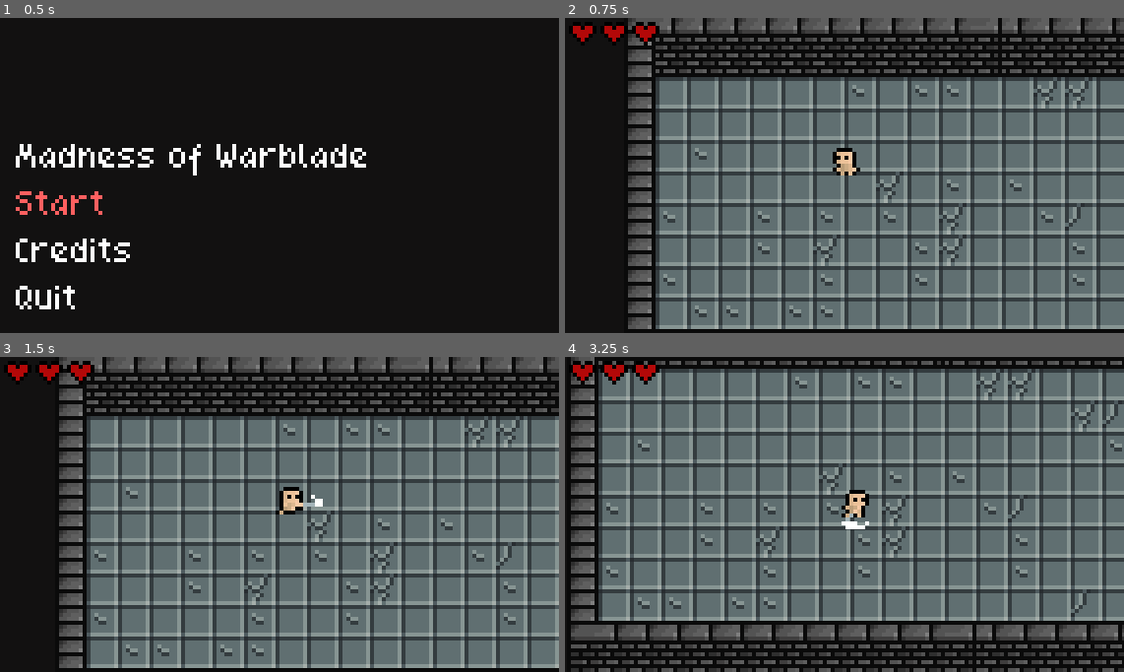
Above: before the commit, frames 1-4 (two rows, left to right).
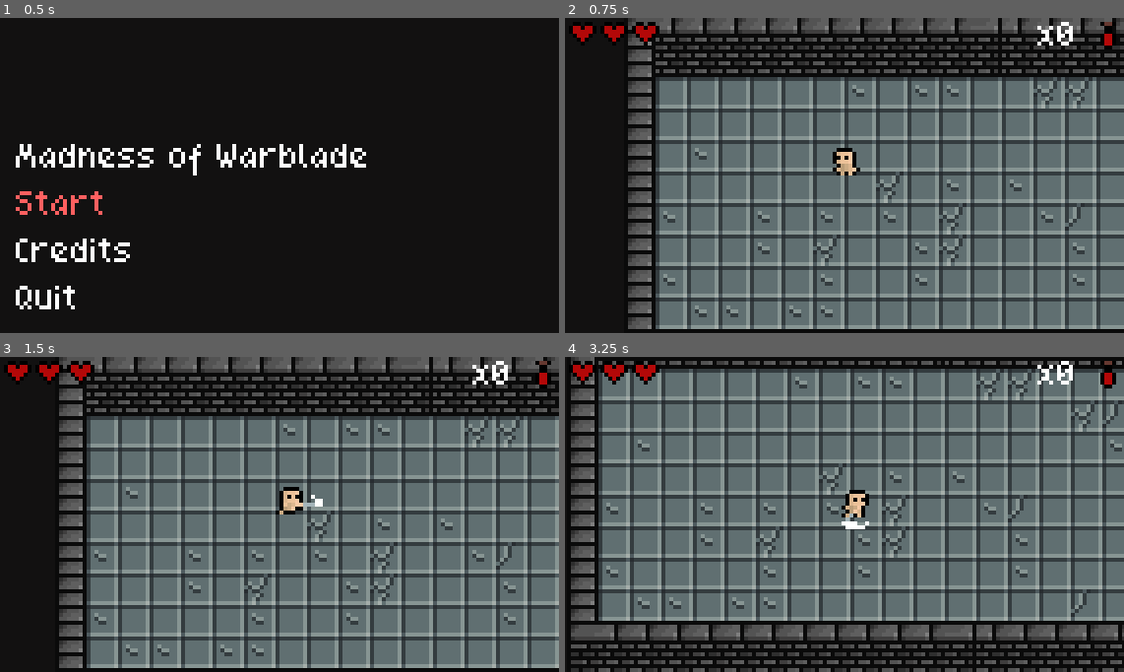
Above: after the commit, the same moments.

Repository: mai-soup/madness-of-warblade
Game: Godot game, scene res://UI/MainMenu.tscn
Same seed, same stepped clock (60 frames per second), same inputs: the game is played once before the commit and once after it.
Inputs:
- Up to frame 1 (0.5 s): no input
- Up to frame 2 (0.75 s): click "Start" at 0.5 s
- Up to frame 3 (1.5 s): tap Enter at 1.25 s; hold D (move_right) from 1.28 s (still down); tap Space (attack) at 1.35 s
- Up to frame 4 (3.25 s): release D (move_right) at 2.03 s; hold S (move_down) 2.03-2.78 s; tap Space (attack) at 2.1, 2.85 s; hold D (move_right) from 2.78 s (still down)

Frame 1 is identical in both runs. In frame 2, 0.3% of the frame differs, in the area x 84-99%, y 1-10%; in frame 3, 0.3%; in frame 4, 0.4%.

Commit message:
add potion indicator and logic

Diff:
--- a/HealthManager.gd
+++ b/HealthManager.gd
@@ -2,8 +2,10 @@
 
 signal died
 signal health_changed(val)
+signal potions_increased(val)
 
 export var max_health: = 2
+onready var potions: = 0 setget increase_potions
 onready var current_health: = max_health setget update_current_health
 
 func update_current_health(new: int) -> void:
@@ -12,3 +14,11 @@
 
 	if current_health <= 0:
 		emit_signal("died")
+
+func increase_potions(val: int = 1) -> void:
+	if val > 0:
+		potions += 1
+		emit_signal("potions_increased")
+	else:
+		potions -= 1
+		emit_signal("potions_increased", -1)
--- /dev/null
+++ b/UI/PotionUI.gd
@@ -0,0 +1,31 @@
+extends Control
+
+const format_string = "x%d"
+
+onready var count_label := $HBoxContainer/Label
+var current_potions : int setget set_potion
+
+func _ready() -> void:
+	self.set_potion(0)
+	PlayerHealthMgr.connect("potions_increased", self, "set_potion")
+
+func set_potion(new = -66):
+	if new == -1:
+		if current_potions - 1 < 0: return
+		if PlayerHealthMgr.current_health == PlayerHealthMgr.max_health: return
+
+		current_potions -= 1
+		PlayerHealthMgr.current_health += 1
+		$AudioStreamPlayer.play()
+	elif new == -66:
+		if current_potions + 1 > 9: return
+		current_potions += 1
+	else:
+		if new < 0:
+			current_potions = 0
+		elif new > 9:
+			current_potions = 9
+		else:
+			current_potions = new
+
+	count_label.text = format_string % current_potions
--- /dev/null
+++ b/UI/PotionUI.tscn
@@ -0,0 +1,38 @@
+[gd_scene load_steps=5 format=2]
+
+[ext_resource path="res://UI/PotionUI.gd" type="Script" id=1]
+[ext_resource path="res://UI/MainMenuTheme.tres" type="Theme" id=2]
+[ext_resource path="res://_Assets/potion_health_small.png" type="Texture" id=3]
+[ext_resource path="res://_Assets/SFX/gulp.mp3" type="AudioStream" id=4]
+
+[node name="PotionUI" type="Control"]
+anchor_left = 1.0
+anchor_right = 1.0
+margin_left = -40.0
+margin_bottom = 40.0
+script = ExtResource( 1 )
+
+[node name="HBoxContainer" type="HBoxContainer" parent="."]
+anchor_left = 1.0
+anchor_right = 1.0
+margin_left = -24.0
+margin_top = 1.0
+margin_bottom = 8.0
+theme = ExtResource( 2 )
+alignment = 2
+
+[node name="Label" type="Label" parent="HBoxContainer"]
+margin_left = 2.0
+margin_right = 12.0
+margin_bottom = 8.0
+text = "x0"
+
+[node name="TextureRect" type="TextureRect" parent="HBoxContainer"]
+margin_left = 16.0
+margin_right = 24.0
+margin_bottom = 8.0
+texture = ExtResource( 3 )
+
+[node name="AudioStreamPlayer" type="AudioStreamPlayer" parent="."]
+stream = ExtResource( 4 )
+volume_db = -4.0
--- a/World.tscn
+++ b/World.tscn
@@ -9,6 +9,7 @@
 [ext_resource path="res://_Assets/SFX/17_orc_atk_sword_1.wav" type="AudioStream" id=7]
 [ext_resource path="res://UI/PauseMenu.gd" type="Script" id=8]
 [ext_resource path="res://UI/MainMenuTheme.tres" type="Theme" id=9]
+[ext_resource path="res://UI/PotionUI.tscn" type="PackedScene" id=10]
 
 [sub_resource type="NavigationPolygon" id=50]
 vertices = PoolVector2Array( 8, 8, 0, 8, 0, 0, 8, 0 )
@@ -1776,6 +1777,8 @@
 
 [node name="HealthUI" parent="HUD" instance=ExtResource( 6 )]
 
+[node name="PotionUI" parent="HUD" instance=ExtResource( 10 )]
+
 [node name="PauseLayer" type="CanvasLayer" parent="."]
 
 [node name="PauseMenu" type="Control" parent="PauseLayer"]
Not shown: 1 places in World.tscn that only renumber resources
Not shown, added: _Assets/SFX/gulp.mp3.import
Binary file added: _Assets/potion_health_small.png
Not shown, added: _Assets/potion_health_small.png.import
Not shown, added: _Assets/SFX/gulp.mp3
